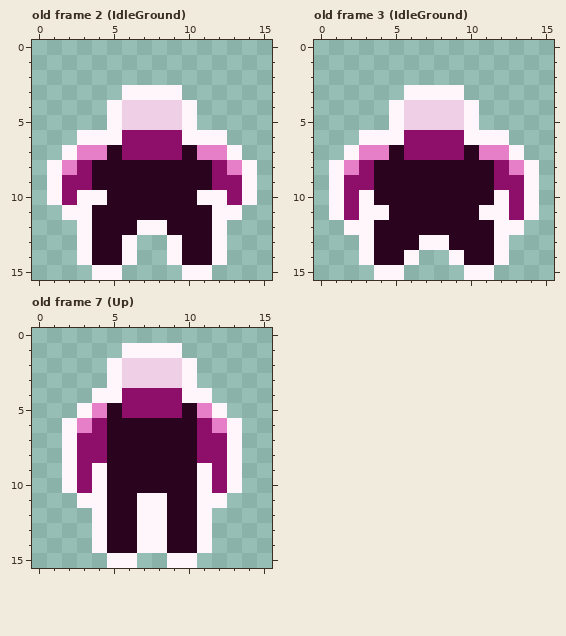
A pixel-art file gets an edit: assets/player.aseprite. This is how it looked before the edit.
16x16 pixels, 18 frames. Shown: old frame 2 (IdleGround), old frame 3 (IdleGround), old frame 7 (Up). The commit also changed other frames, which this record leaves out.
After:
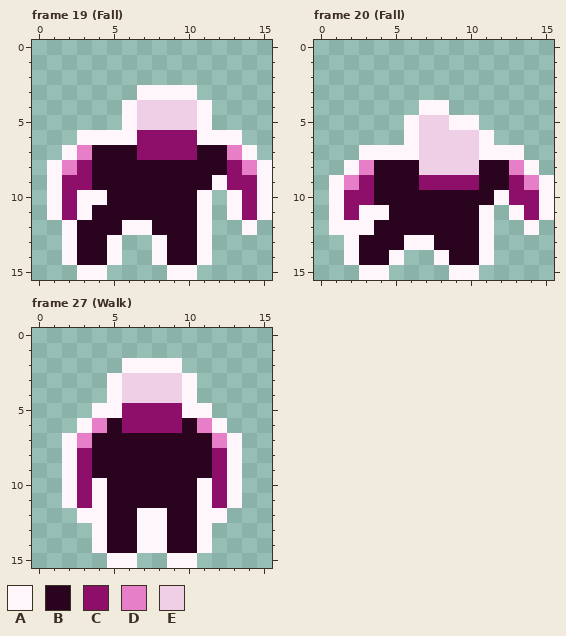
Palette (. is transparent): A #fff6fc  B #2a041f  C #8e0f69  D #e77ec8  E #eecfe5
A new or re-ordered frame is compared with the old frame closest to it.
The edit:
frames 18 -> 27
Changed rows in their new state; - is an unchanged pixel.
Frame 19 (Fall) is new; against old frame 2 (IdleGround):
first column x 1:
 3 -----.---A-----
 4 ----.A---EA----
 5 ----.A---EA----
 6 -----A---C--A--
 7 ---B-B---CBBDA-
 8 -----------BCDA
 9 -----------A-CA
10 -----------.ACA
11 AC--------A.-CA
12 -AB--A-B--A.-A-
13 -AB-A.-AB-A.---
14 -AB-A.-AB-A.---
15 --A-.---A-.----
Frame 20 (Fall) is new; against old frame 3 (IdleGround):
first column x 1:
 3 -----....------
 4 ----..AA..-----
 5 ----.A--A------
 6 --...AEEEE-.---
 7 -.AAAAEEEEAA---
 8 .AD---EEEE-B---
 9 -D----CCCC-B-DA
10 --C----------CA
11 -----------.ACA
12 A---------A..A-
13 -AB--A-B--A.---
14 -AB-A.-AB-A.---
15 --A-.---A-.----
Frame 27 (Walk) is new; against old frame 7 (Up):
first column x 2:
 1 ----....----
 2 ---.AAAA.---
 4 --.-EEEE-.--
 5 -.AA----AA.-
 6 .AD-CCCC-DA.
 7 -DB------BD-
 8 --B------B--
 9 --B------B--
11 AC---BB---CA
12 -A--------A-
